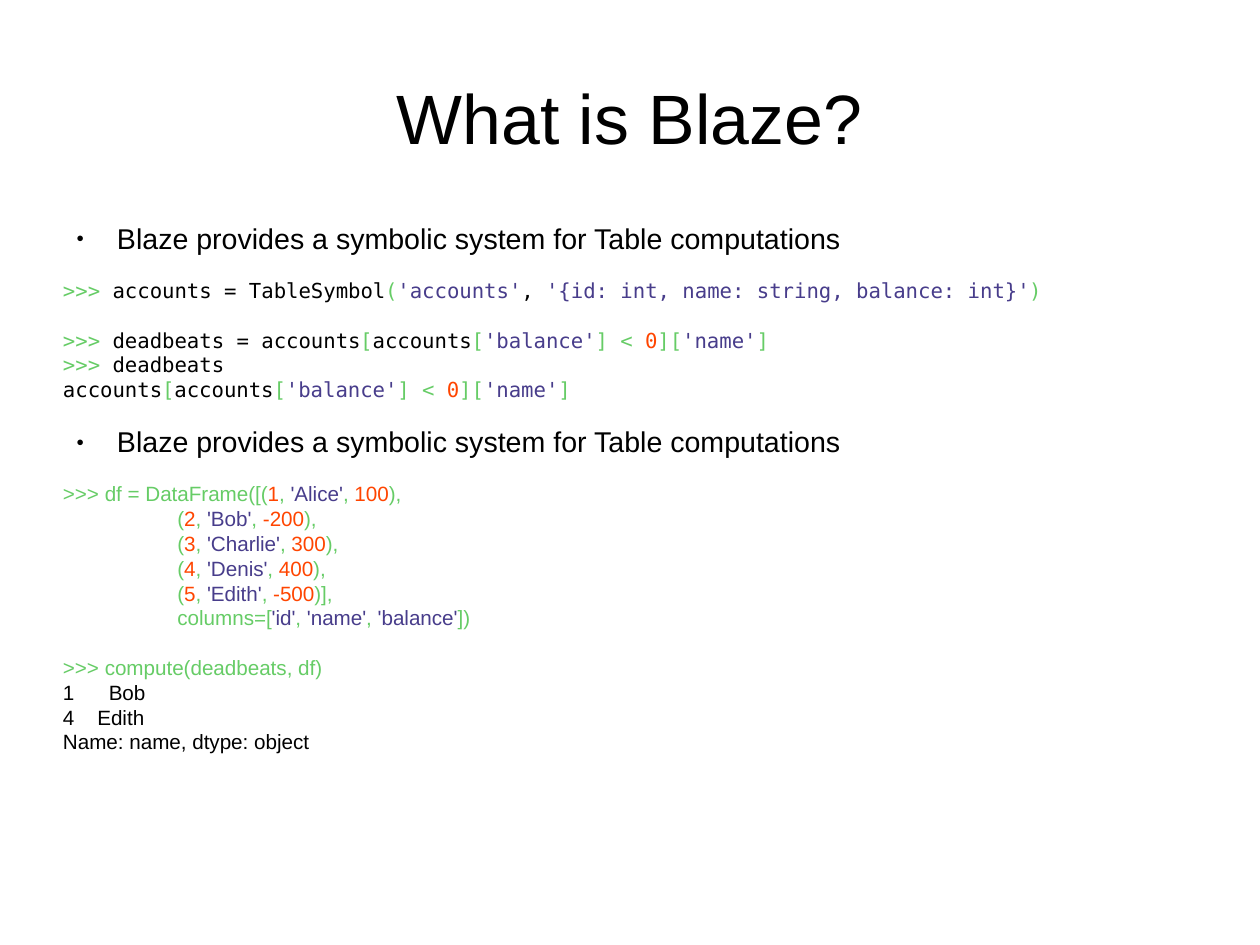
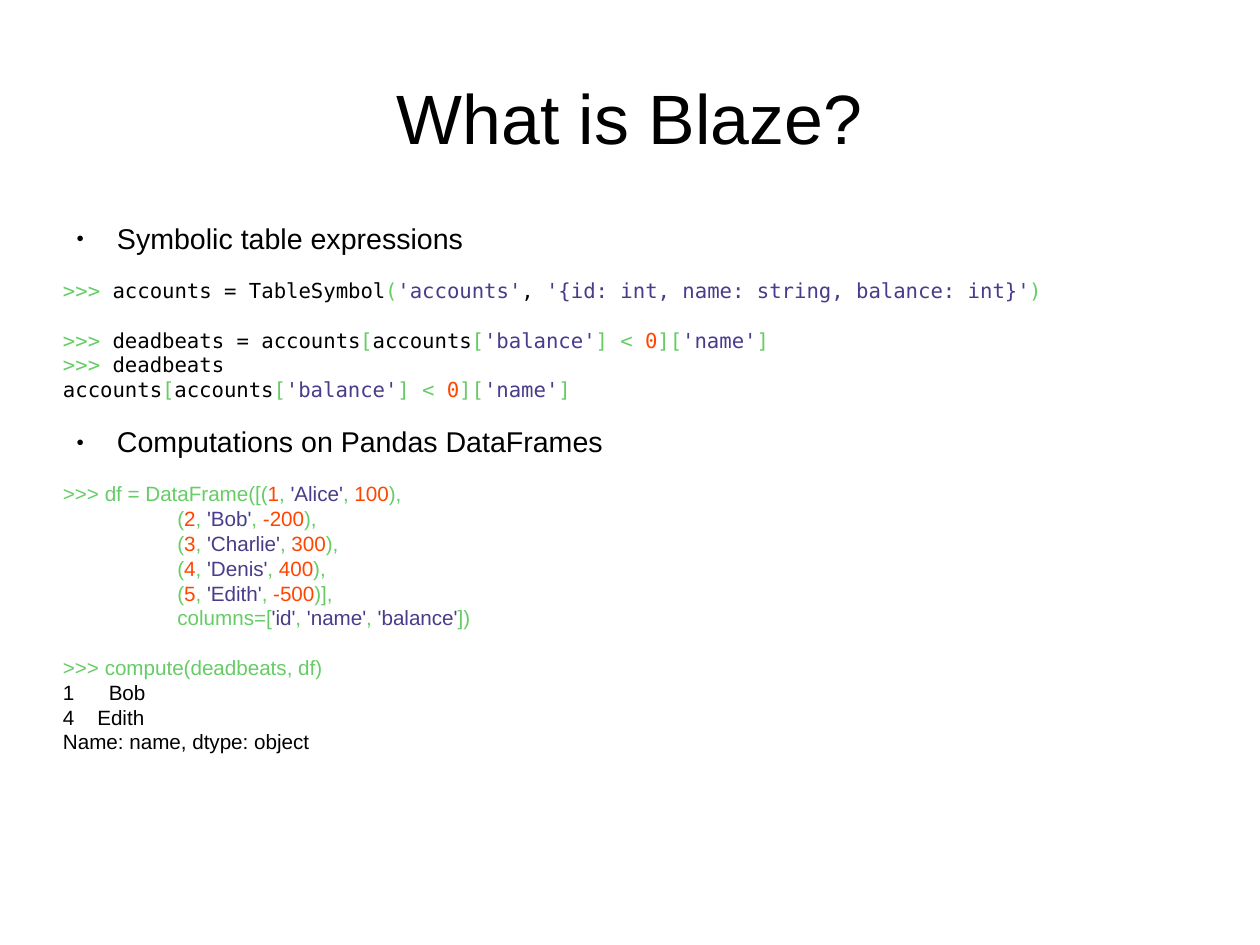
Before and after one commit to mrocklin/blaze-scipy-2014, a slide deck: slide 14 of SciPy2014Blaze.odp. Drawn at 1260x945 pixels with LibreOffice and Linux fonts; fonts in the diff are those of the drawing; background and template pictures are left out. Boxes give left, top, right and bottom in pixels: in the first picture for what was removed or moved away, otherwise in the second. Text is boxed around its words. In the diff, an @@ line names an element or a change of style, - is before the commit and + after.

```diff
--- a/SciPy2014Blaze.odp
+++ b/SciPy2014Blaze.odp
@@ text at box(117, 228, 463, 255): text changed @@
-● Blaze provides a symbolic system for Table computations
+● Symbolic table expressions
@@ text at box(117, 431, 603, 458): text changed @@
-● Blaze provides a symbolic system for Table computations
+● Computations on Pandas DataFrames
```
Also in this commit, not shown: 8 other slides changed.
